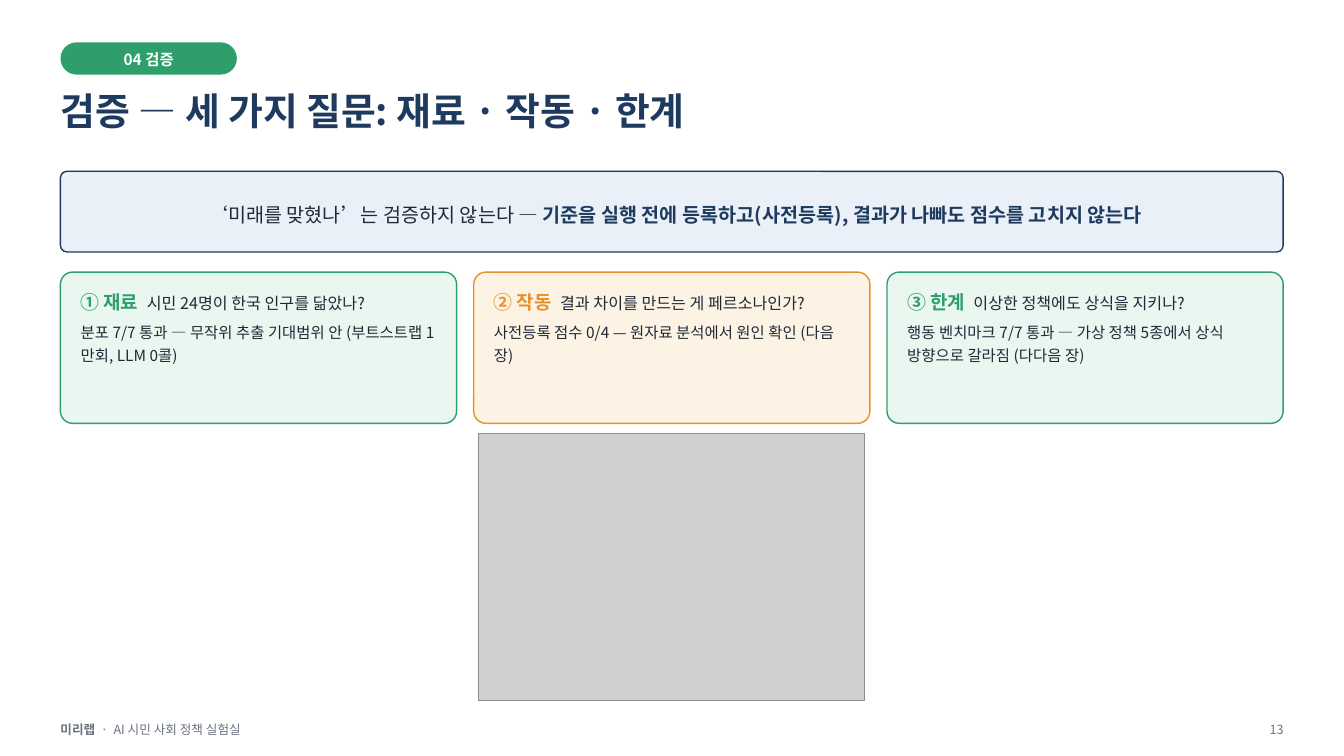
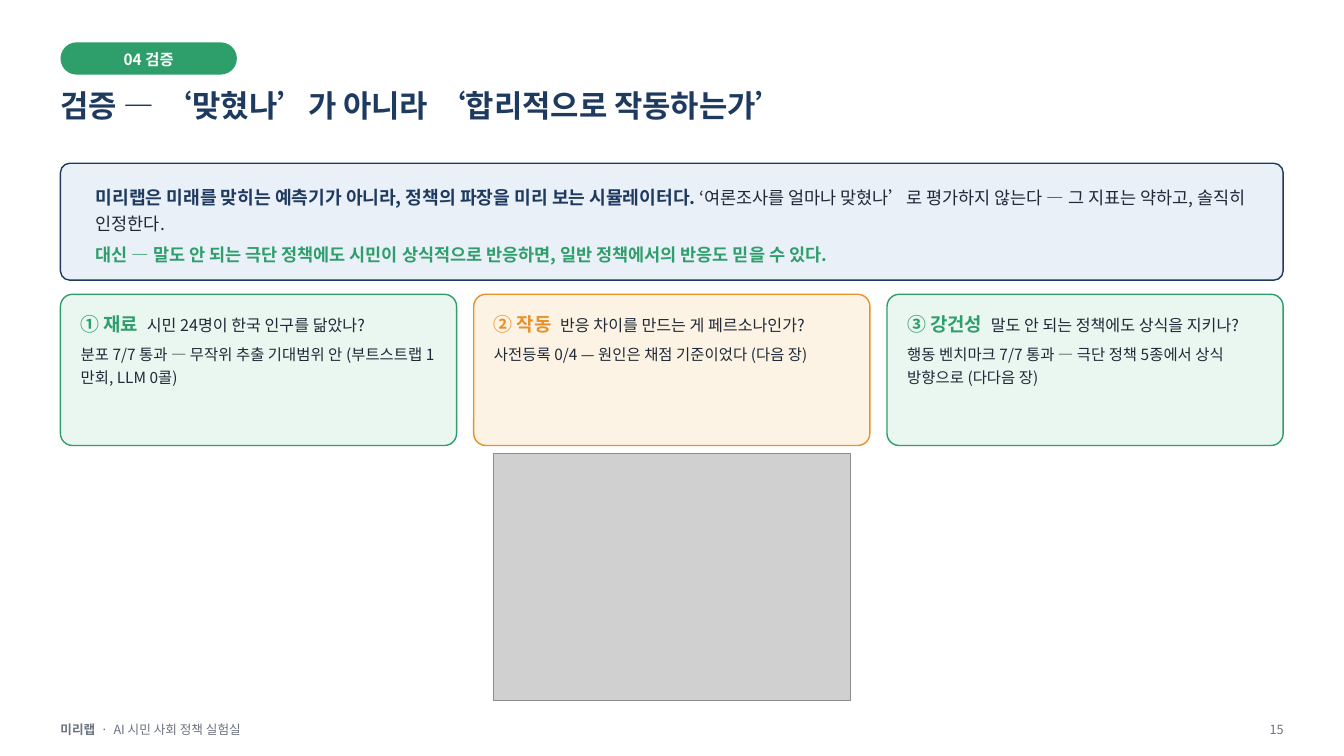
Before and after one commit to minoak/MiriLab_1, a slide deck: slide 15 of notebooks/미리랩_발표.pptx (slide 13 before the commit). Drawn at 1344x756 pixels with LibreOffice and Linux fonts; fonts in the diff are those of the drawing; grey boxes stand for pictures. Boxes give left, top, right and bottom in pixels: in the first picture for what was removed or moved away, otherwise in the second. Text is boxed around its words. In the diff, an @@ line names an element or a change of style, - is before the commit and + after.

```diff
--- a/notebooks/미리랩_발표.pptx
+++ b/notebooks/미리랩_발표.pptx
@@ text at (x1=60, y1=90, x2=786, y2=120): text changed; size 27 to 22 pt @@
-검증 — 세 가지 질문: 재료 · 작동 · 한계
+검증 — ‘맞혔나’가 아니라 ‘합리적으로 작동하는가’
@@ rounded rectangle resized from (x1=60, y1=171, x2=1284, y2=252) to (x1=60, y1=163, x2=1284, y2=280) @@
@@ text at (x1=96, y1=188, x2=1245, y2=265): text changed; size 14 to 12.5 pt; text colour #1F3A5F to #2E9E6B @@
-‘미래를 맞혔나’는 검증하지 않는다 — 기준을 실행 전에 등록하고(사전등록), 결과가 나빠도 점수를 고치지 않는다
+미리랩은 미래를 맞히는 예측기가 아니라, 정책의 파장을 미리 보는 시뮬레이터다. ‘여론조사를 얼마나 맞혔나’로 평가하지 않는다 — 그 지표는 약하고, 솔직히 인정한다.
+대신 — 말도 안 되는 극단 정책에도 시민이 상식적으로 반응하면, 일반 정책에서의 반응도 믿을 수 있다.
@@ 3 rounded rectangles moved together from (x1=60, y1=272, x2=1284, y2=423) to (x1=60, y1=294, x2=1284, y2=446) @@
@@ text "① 재료 시민 24명이 한국 ..." moved from (x1=81, y1=293, x2=422, y2=364) to (x1=81, y1=315, x2=422, y2=386) @@
@@ text at (x1=494, y1=315, x2=807, y2=363): text changed @@
-② 작동 결과 차이를 만드는 게 페르소나인가?
-사전등록 점수 0/4 — 원자료 분석에서 원인 확인 (다음 장)
+② 작동 반응 차이를 만드는 게 페르소나인가?
+사전등록 0/4 — 원인은 채점 기준이었다 (다음 장)
@@ text at (x1=907, y1=315, x2=1239, y2=386): text changed @@
-③ 한계 이상한 정책에도 상식을 지키나?
-행동 벤치마크 7/7 통과 — 가상 정책 5종에서 상식 방향으로 갈라짐 (다다음 장)
+③ 강건성 말도 안 되는 정책에도 상식을 지키나?
+행동 벤치마크 7/7 통과 — 극단 정책 5종에서 상식 방향으로 (다다음 장)
@@ picture resized from (x1=479, y1=434, x2=865, y2=701) to (x1=494, y1=454, x2=851, y2=701) @@
@@ text at (x1=1270, y1=725, x2=1284, y2=734): text changed @@
-13
+15
```
Also in this commit, not shown: 14 other slides changed, 3 slides added, 1 slide removed, 25 other files.
